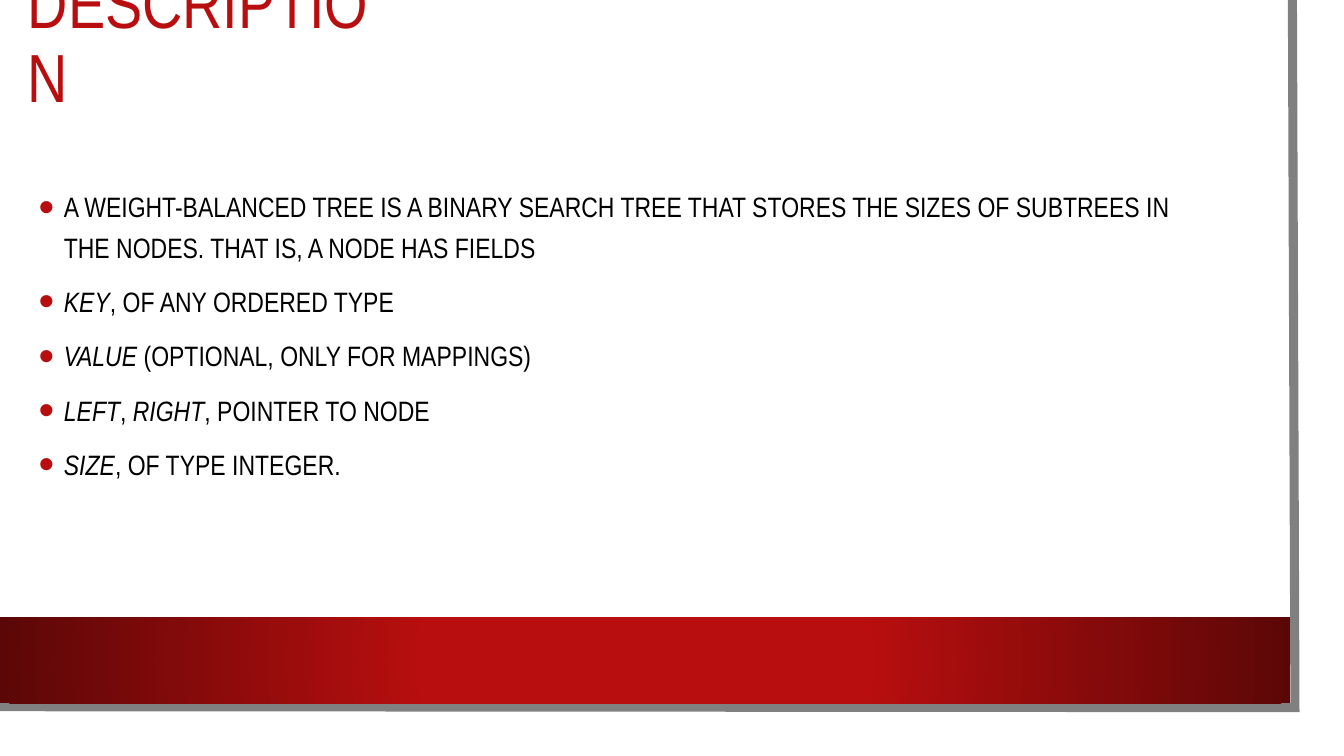
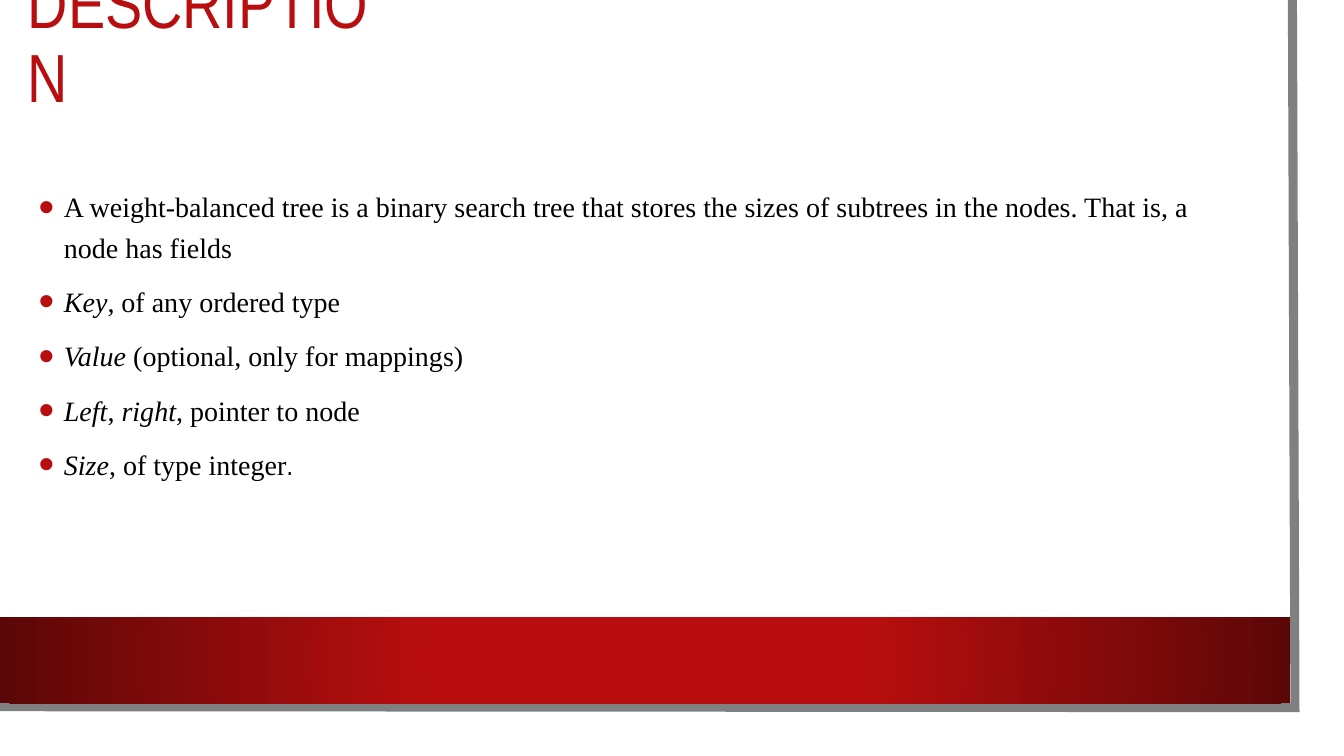
Before and after one commit to ydodeja365/DSA-Weight-Balance-Trees, a slide deck: slide 4 of WBTreeIntro.pptx. Drawn at 1344x756 pixels with LibreOffice and Linux fonts; fonts in the diff are those of the drawing; background and template pictures are left out. Boxes give left, top, right and bottom in pixels: in the first picture for what was removed or moved away, otherwise in the second. Text is boxed around its words. In the diff, an @@ line names an element or a change of style, - is before the commit and + after.

```diff
--- a/WBTreeIntro.pptx
+++ b/WBTreeIntro.pptx
@@ text at [64,197,1187,481]: text changed; font Arial Narrow to Times New Roman @@
-• A WEIGHT-BALANCED TREE IS A BINARY SEARCH TREE THAT STORES THE SIZES OF SUBTREES IN THE NODES. THAT IS, A NODE HAS FIELDS
-• KEY, OF ANY ORDERED TYPE
-• VALUE (OPTIONAL, ONLY FOR MAPPINGS)
-• LEFT, RIGHT, POINTER TO NODE
-• SIZE, OF TYPE INTEGER.
+• A weight-balanced tree is a binary search tree that stores the sizes of subtrees in the nodes. That is, a node has fields
+• Key, of any ordered type
+• Value (optional, only for mappings)
+• Left, right, pointer to node
+• Size, of type integer.
```
Also in this commit, not shown: 3 other slides changed, 7 slides added.
